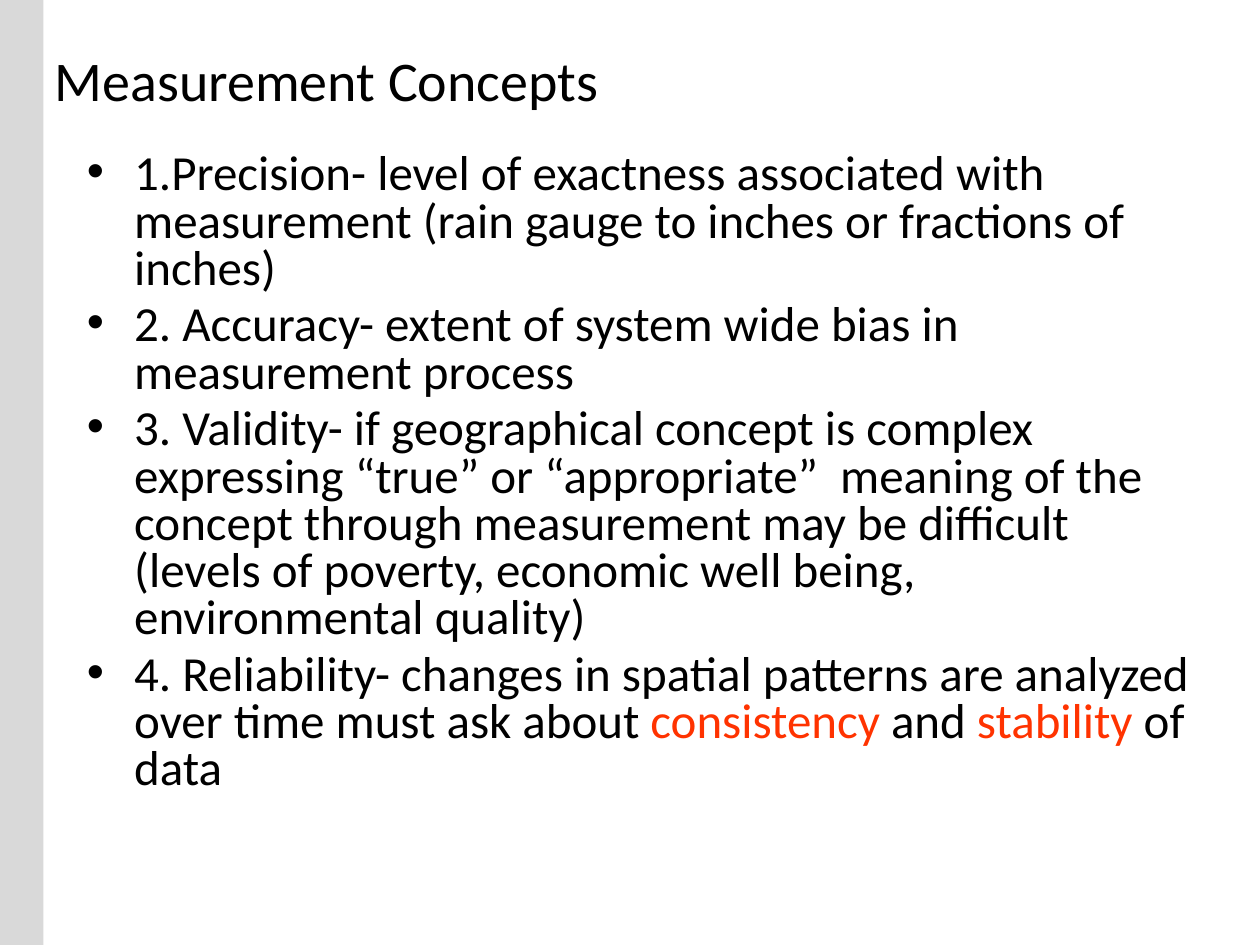
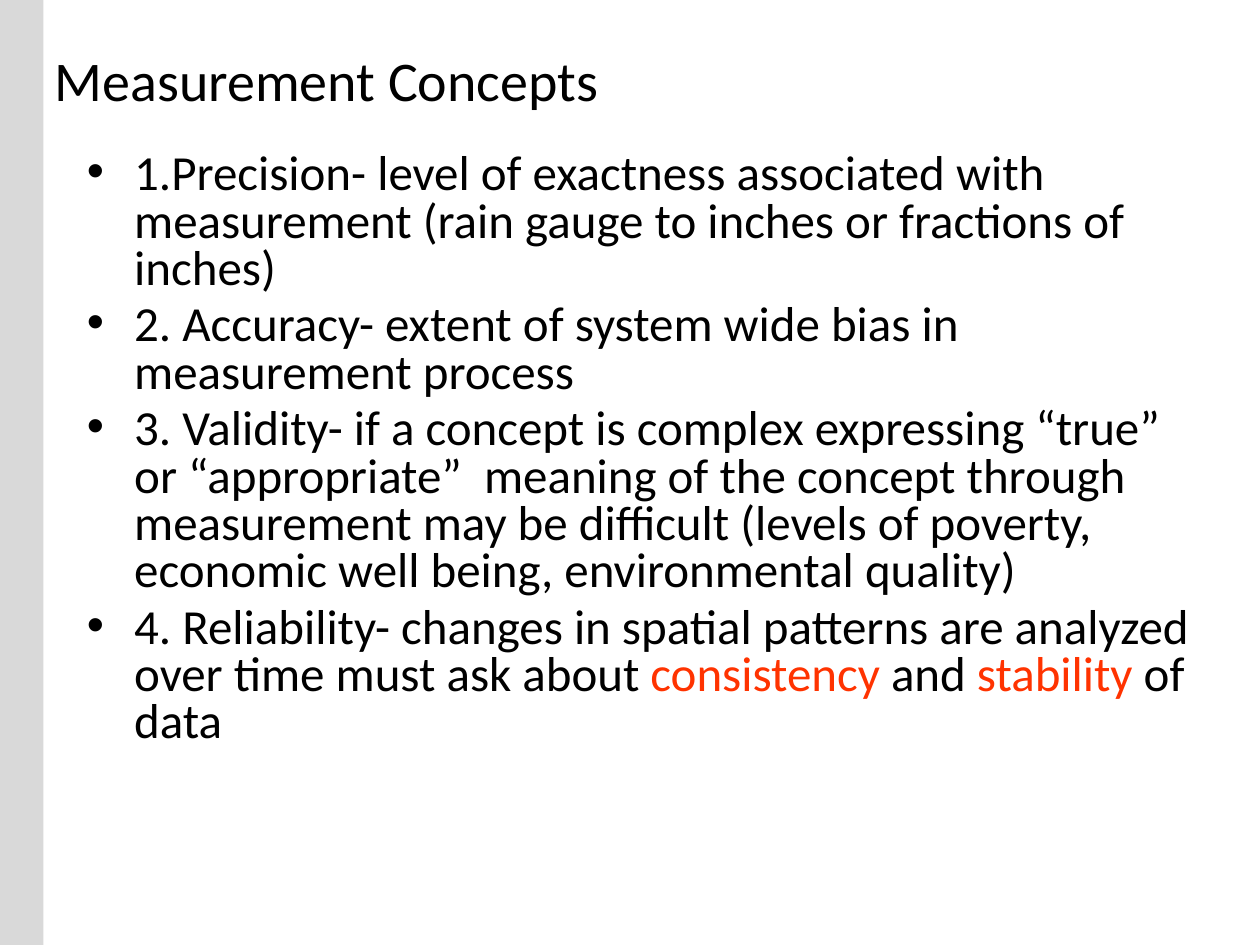
Before and after one commit to buyuhuang/csda1000_FT, a slide deck: slide 16 of day4/1. Lecture/day4_models_method.pptx (slide 17 before the commit). Drawn at 1260x945 pixels with LibreOffice and Linux fonts; fonts in the diff are those of the drawing; background and template pictures are left out. Boxes give left, top, right and bottom in pixels: in the first picture for what was removed or moved away, otherwise in the second. Text is boxed around its words. In the diff, an @@ line names an element or a change of style, - is before the commit and + after.

```diff
--- a/day4/1. Lecture/day4_models_method.pptx
+++ b/day4/1. Lecture/day4_models_method.pptx
@@ text at <box>134,410,1159,596</box>: text changed @@
-• 3. Validity- if geographical concept is complex expressing “true” or “appropriate” meaning of the concept through measurement may be difficult (levels of poverty, economic well being, environmental quality)
+• 3. Validity- if a concept is complex expressing “true” or “appropriate” meaning of the concept through measurement may be difficult (levels of poverty, economic well being, environmental quality)
```
Also in this commit, not shown: 1 other slide changed, 1 slide removed, 52 other files.
